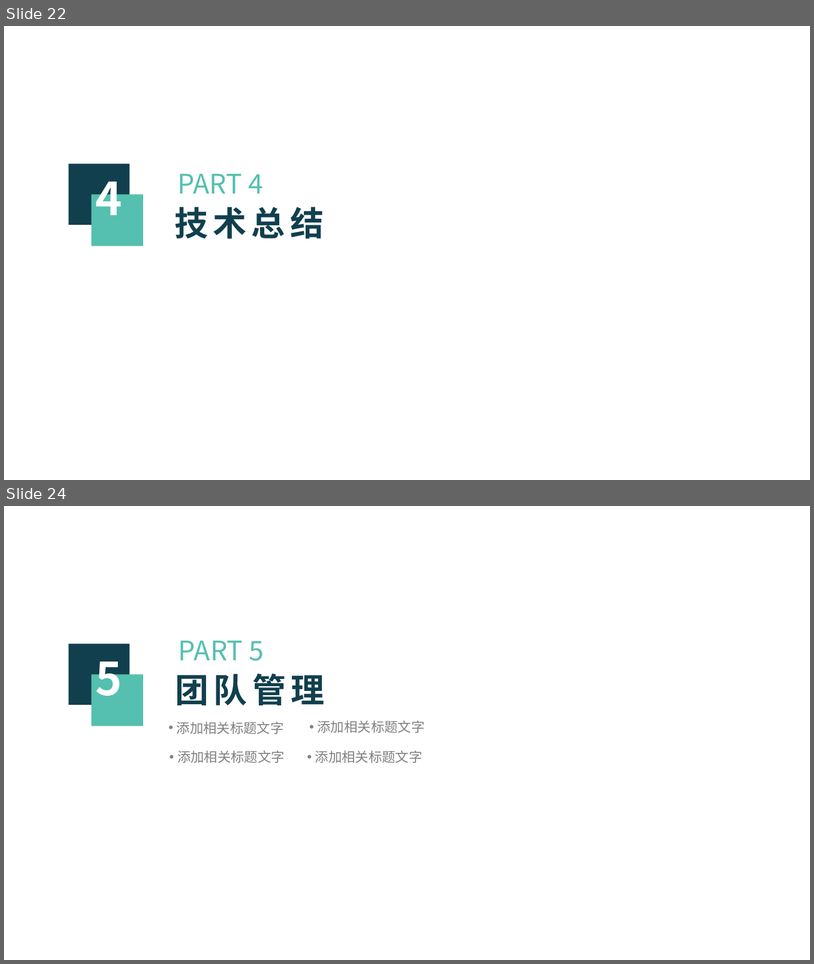
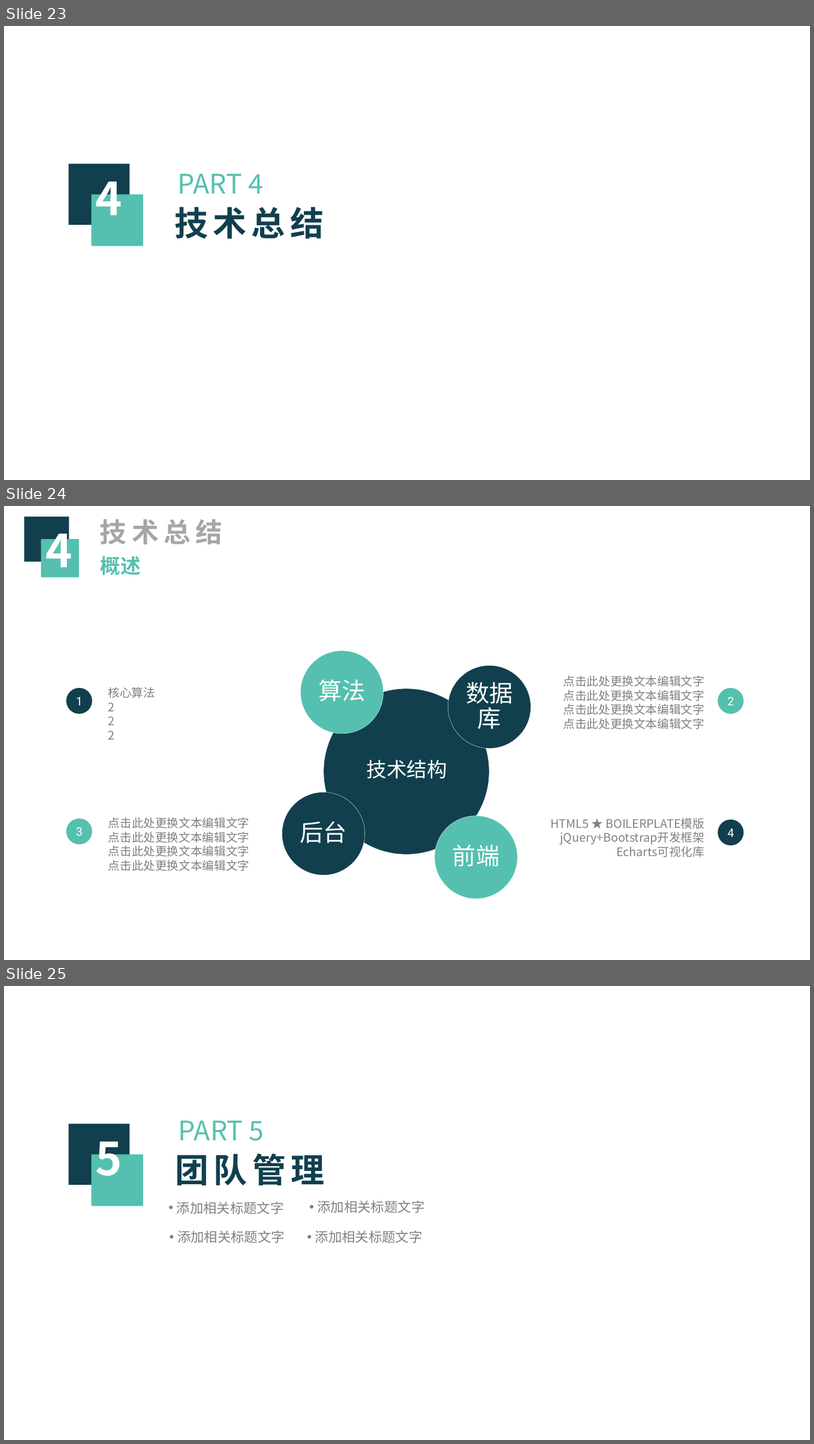
Before and after one commit to zjutfly/fly, a slide deck: fly_ppt.pptx. Shown one above the other, each under a label of ours: slides 22 and 24 before the commit, slides 23, 24 and 25 after it; the slides between them are not shown. The pictures are 814x964 and 814x1444 pixels, drawn with LibreOffice and Linux fonts; fonts in the diff are those of the drawing; background and template pictures are left out. Boxes give left, top, right and bottom in pixels: in the first picture for what was removed or moved away, otherwise in the second. Text is boxed around its words. In the diff, an @@ line names an element or a change of style, - is before the commit and + after.

```diff
--- a/fly_ppt.pptx
+++ b/fly_ppt.pptx
@@ slide 24 added at (x1=4, y1=506, x2=810, y2=960), background #FFFFFF @@
@@ rectangle added at (x1=24, y1=517, x2=69, y2=562), fill #113F4E @@
@@ text added at (x1=45, y1=520, x2=72, y2=578), 54 pt, text #FFFFFF, bold @@
+4
@@ text added at (x1=100, y1=519, x2=222, y2=544), 32 pt, text #A6A6A6, bold @@
+技术总结
@@ rectangle added at (x1=41, y1=539, x2=79, y2=577), fill #55C0AF @@
@@ text added at (x1=100, y1=556, x2=140, y2=575), 24 pt, text #55C0AF, bold @@
+概述
@@ freeform shape added at (x1=301, y1=651, x2=384, y2=733), fill #55C0AF, outline #FFFFFF 0.25 pt, 28 pt, text #FFFFFF @@
+算法
@@ freeform shape added at (x1=449, y1=665, x2=531, y2=748), fill #113F4E, outline #FFFFFF 0.25 pt, 28 pt, text #FFFFFF @@
+数据库
@@ text added at (x1=563, y1=675, x2=705, y2=729), 14 pt, text #808080 @@
+点击此处更换文本编辑文字
+点击此处更换文本编辑文字
+点击此处更换文本编辑文字
+点击此处更换文本编辑文字
@@ ellipse added at (x1=66, y1=687, x2=92, y2=714), fill #113F4E, 14 pt, text #FFFFFF @@
+1
@@ text added at (x1=108, y1=687, x2=156, y2=739), 14 pt, text #808080 @@
+核心算法
+2
+2
+2
@@ freeform shape added at (x1=324, y1=688, x2=490, y2=855), fill #113F4E, outline #FFFFFF 0.25 pt @@
@@ ellipse added at (x1=719, y1=687, x2=744, y2=714), fill #55C0AF, 14 pt, text #FFFFFF @@
+2
@@ text added at (x1=367, y1=759, x2=447, y2=778), 24 pt, text #FFFFFF @@
+技术结构
@@ freeform shape added at (x1=282, y1=792, x2=365, y2=875), fill #113F4E, outline #FFFFFF 0.25 pt, 28 pt, text #FFFFFF @@
+后台
@@ ellipse added at (x1=66, y1=818, x2=92, y2=844), fill #55C0AF, 14 pt, text #FFFFFF @@
+3
@@ text added at (x1=108, y1=817, x2=250, y2=871), 14 pt, text #808080 @@
+点击此处更换文本编辑文字
+点击此处更换文本编辑文字
+点击此处更换文本编辑文字
+点击此处更换文本编辑文字
@@ freeform shape added at (x1=435, y1=816, x2=518, y2=898), fill #55C0AF, outline #FFFFFF 0.25 pt, 28 pt, text #FFFFFF @@
+前端
@@ text added at (x1=551, y1=817, x2=705, y2=857), 14 pt, text #808080 @@
+HTML5 ★ BOILERPLATE模版
+jQuery+Bootstrap开发框架
+Echarts可视化库
@@ ellipse added at (x1=719, y1=819, x2=744, y2=846), fill #113F4E, 14 pt, text #FFFFFF @@
+4
@@ what was slide 22 is now slide 23 @@
@@ what was slide 24 is now slide 25 @@
```
Also in this commit, not shown: 10 slides changed, 1 other slide added, 2 slides removed, 4 other files.
